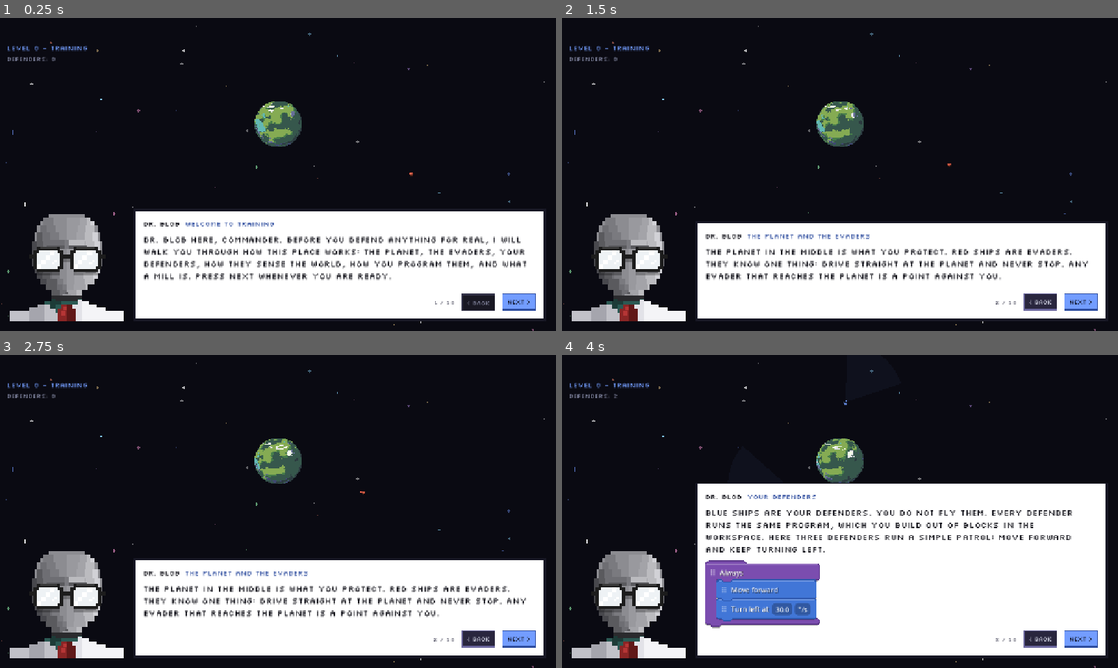
Above: before the commit, frames 1-4 (two rows, left to right).
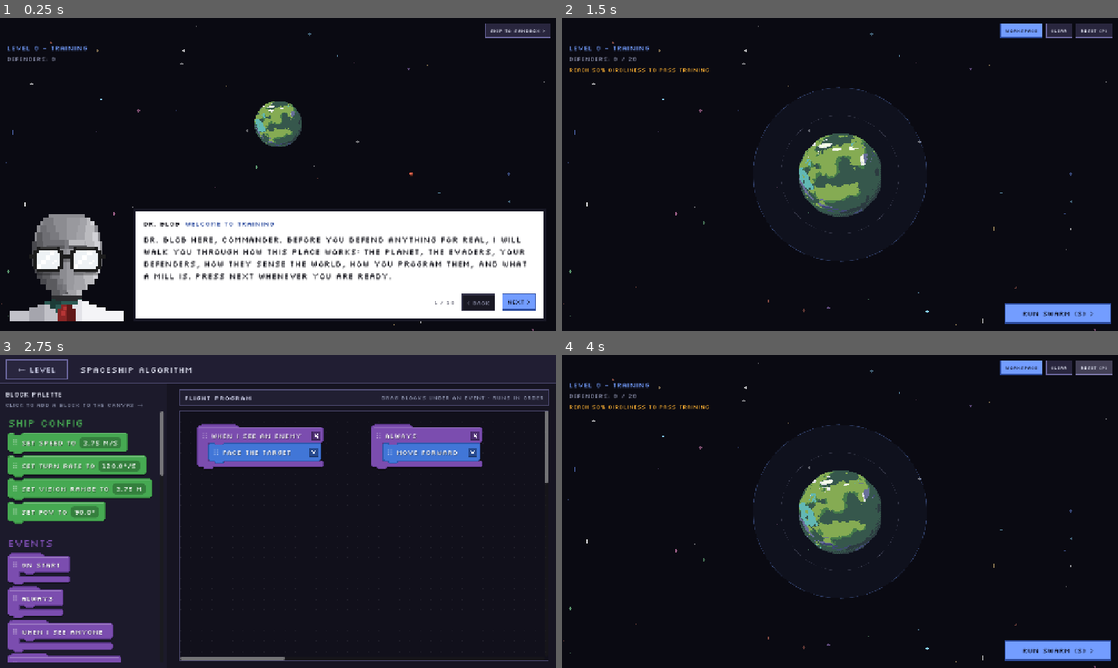
Above: after the commit, the same moments.

Repository: GMU-ASRC/astro-swarm
Game: Godot game, scene res://levels/modes/level0/Level0Scene.tscn
Same seed, same stepped clock (60 frames per second), same inputs: the game is played once before the commit and once after it. This scene is started directly instead of the project's main scene.
Inputs (mouse positions are in pixels of both pictures, inside the frame that each line leads up to):
- Up to frame 1 (0.25 s): no input
- Up to frame 2 (1.5 s): click "NEXT >" at 0.5 s; click (1079, 30) at 1.25 s, where only the run after the commit has a clickable "SKIP TO SANDBOX >"
- Up to frame 3 (2.75 s): click (461, 367) at 2 s, where only the run after the commit has a clickable "WORKSPACE"
- Up to frame 4 (4 s): click (1079, 639) at 2.75 s, where only the run before the commit has a clickable "NEXT >"; click (600, 370) at 3.5 s, where only the run after the commit has a clickable "← Level"

The runs differ from the first frame. In frame 1, 0.5% of the frame differs, in the area x 87-99%, y 1-7%; in frame 2, 31%; in frame 3, 66%, in the area x 0-100%, y 0-100%; in frame 4, 46%.

Commit message:
Add training sandbox with circliness scores

Diff:
--- a/autoloads/EvalUploader.gd
+++ b/autoloads/EvalUploader.gd
@@ -3,10 +3,12 @@
 const EVALUATIONS_PATH := "/api/evaluations"
 const BEST_PATH := EVALUATIONS_PATH + "/best"
 const RUN_PATH := EVALUATIONS_PATH + "/run"
+const TRAINING_SCORES_PATH := "/api/training/scores"
 const API_KEY := "world-unfair-file"
 
 signal submit_finished(success: bool, code: int, response)
 signal best_fetched(success: bool, response)
+signal training_score_finished(success: bool, code: int, response)
 signal xp_claimed(entry_id: String, success: bool, xp: int, coins: int, message: String)
 
 func game_version() -> String:
@@ -41,6 +43,33 @@
 	if req.request(PlayerSettings.server_url() + EVALUATIONS_PATH, headers, HTTPClient.METHOD_POST, body) != OK:
 		req.queue_free()
 		submit_finished.emit(false, 0, {})
+
+func submit_training_score(circliness: float, algorithm: Array, placements: Array):
+	if not PlayerData.has_profile() or PlayerData.player_id == "":
+		training_score_finished.emit(false, 0, {})
+		return
+	var body := JSON.stringify({
+		"player_id": PlayerData.player_id,
+		"username": PlayerData.username,
+		"circliness": circliness,
+		"algorithm": algorithm,
+		"placements": placements,
+		"game_version": game_version(),
+	})
+	var req := HTTPRequest.new()
+	req.timeout = 20.0
+	add_child(req)
+	req.request_completed.connect(func(_result, code, _headers, response):
+		training_score_finished.emit(code >= 200 and code < 300, code, _parse_json(response))
+		req.queue_free()
+	)
+	var headers := [
+		"X-API-Key: " + API_KEY,
+		"Content-Type: application/json",
+	]
+	if req.request(PlayerSettings.server_url() + TRAINING_SCORES_PATH, headers, HTTPClient.METHOD_POST, body) != OK:
+		req.queue_free()
+		training_score_finished.emit(false, 0, {})
 
 func submit_run(level_id: String, algorithm: Array, placements: Array, run: Dictionary, genome_schedule: Array = []):
 	if not PlayerData.has_profile() or PlayerData.player_id == "":
--- a/levels/menus/LevelsScene.gd
+++ b/levels/menus/LevelsScene.gd
@@ -75,8 +75,10 @@
 	buttons.add_child(back)
 
 func _is_locked(level_index: int) -> bool:
-	if PlayerSettings.is_dev_mode() or level_index == 0:
+	if PlayerSettings.is_dev_mode():
 		return false
+	if level_index == 0:
+		return not (PlayerData.is_level_completed(LevelInfo.TRAINING_LEVEL["id"]) or PlayerData.is_level_completed(LevelInfo.LEVELS[0]["id"]))
 	return not PlayerData.is_level_completed(LevelInfo.LEVELS[level_index - 1]["id"])
 
 func _make_tile(number: int, level: Dictionary, locked: bool) -> Control:
--- a/levels/modes/level0/Level0Scene.gd
+++ b/levels/modes/level0/Level0Scene.gd
@@ -4,6 +4,7 @@
 const LESSON_PANEL := preload("res://levels/components/LessonPanel.gd")
 const CIRCLINESS_TRACKER := preload("res://levels/components/CirclinessTracker.gd")
 const BLOCK_FACTORY := preload("res://ui/workspace/BlockFactory.gd")
+const SANDBOX := preload("res://levels/modes/level0/TrainingSandbox.gd")
 
 const DEMO_SPAWN_RADIUS := 750.0
 const DEMO_RING_RADIUS := 220.0
@@ -15,6 +16,10 @@
 const CAMERA_LIFT := 260.0
 const EVADER_DEMOS := ["planet", "patrol", "sensor", "sensor_types", "chase"]
 const SENSOR_DEMOS := ["sensor", "sensor_types"]
+const SANDBOX_DEMO := "sandbox"
+const MIN_LEADERBOARD_DEFENDERS := 2
+
+static var opens_in_sandbox: bool = false
 
 var _lesson_panel
 var _demo: String = ""
@@ -25,6 +30,9 @@
 var _captured: int = 0
 var _circliness := CIRCLINESS_TRACKER.new()
 var _rng := RandomNumberGenerator.new()
+var _sandbox = null
+var _skip_button: Button
+var _level_one_button: Button
 
 func _level_id() -> String:
 	return "farp0"
@@ -44,6 +52,13 @@
 func _setup_level():
 	_rng.randomize()
 	_timer_label.visible = false
+	if opens_in_sandbox:
+		opens_in_sandbox = false
+		_enter_sandbox()
+		return
+	_skip_button = HUD_BUTTONS.make("SKIP TO SANDBOX >", HUD_BUTTONS.Kind.NEUTRAL, 9)
+	_skip_button.pressed.connect(_enter_sandbox)
+	_top_bar.add_child(_skip_button)
 	_camera.zoom = Vector2(CAMERA_ZOOM, CAMERA_ZOOM)
 	_camera.position = _planet + Vector2(0.0, CAMERA_LIFT)
 	_clamp_camera()
@@ -55,10 +70,86 @@
 	_lesson_panel.show_step(0)
 
 func _launch():
-	pass
+	if _sandbox != null:
+		_sandbox.launch()
 
 func _restart():
+	if _sandbox != null:
+		_sandbox.reset()
+		return
 	_start_demo(_demo)
+
+func _time_limit() -> float:
+	if _sandbox != null:
+		return INF
+	return super()
+
+func _level_input(event: InputEvent):
+	if _sandbox != null:
+		_sandbox.handle_input(event)
+
+func _update_count():
+	if _sandbox != null and _count_label != null:
+		_count_label.text = _sandbox.count_text()
+		return
+	super()
+
+func _open_workspace():
+	if _sandbox != null:
+		_sandbox.save_placements()
+		opens_in_sandbox = true
+	super()
+
+func _enter_sandbox():
+	if _sandbox != null:
+		return
+	if is_instance_valid(_lesson_panel):
+		_lesson_panel.queue_free()
+	if is_instance_valid(_skip_button):
+		_skip_button.queue_free()
+	_clear_ships()
+	_placements.clear()
+	_clear_demo_evaders()
+	_watched = null
+	_demo = SANDBOX_DEMO
+	_sandbox = SANDBOX.new()
+	_sandbox.level = self
+	add_child(_sandbox)
+	_sandbox.passed.connect(_on_sandbox_passed)
+	_sandbox.scored.connect(_on_sandbox_scored)
+	EvalUploader.training_score_finished.connect(_on_training_score_finished)
+	_add_top_button("WORKSPACE", _open_workspace, HUD_BUTTONS.Kind.PRIMARY)
+	_add_top_button("CLEAR", _sandbox.clear_defenders)
+	_add_top_button("RESET (P)", _restart)
+	_sandbox.start()
+	if PlayerData.is_level_completed(_level_id()):
+		_show_level_one_button()
+	_update_event_label()
+	queue_redraw()
+
+func _on_sandbox_passed():
+	PlayerData.complete_level(_level_id())
+	_phase_label.text = "TRAINING PASSED - LEVEL 1 UNLOCKED"
+	_phase_label.add_theme_color_override("font_color", C_GREEN)
+	_show_level_one_button()
+
+func _on_sandbox_scored(average_circliness: float):
+	if _placements.size() < MIN_LEADERBOARD_DEFENDERS:
+		_sandbox.upload_note = "PLACE 2+ DEFENDERS TO RANK"
+		return
+	_sandbox.upload_note = "SENDING..."
+	EvalUploader.submit_training_score(average_circliness, PlayerData.get_ship_algorithm(), _placements_payload())
+
+func _on_training_score_finished(success: bool, _code: int, _response):
+	if _sandbox != null:
+		_sandbox.upload_note = "SENT TO LEADERBOARD" if success else "NOT SENT"
+
+func _show_level_one_button():
+	if is_instance_valid(_level_one_button):
+		return
+	_level_one_button = HUD_BUTTONS.make("START LEVEL 1 >", HUD_BUTTONS.Kind.PRIMARY, 9)
+	_level_one_button.pressed.connect(func(): _exit_level(LevelInfo.LEVELS[0]["scene"]))
+	_top_bar.add_child(_level_one_button)
 
 func _on_step(index: int):
 	var lesson: Dictionary = LESSONS.LESSONS[index]
@@ -82,12 +173,13 @@
 	var row := HBoxContainer.new()
 	row.add_theme_constant_override("separation", 10)
 	_lesson_panel.extra_area().add_child(row)
-	var workspace := HUD_BUTTONS.make("OPEN WORKSPACE", HUD_BUTTONS.Kind.NEUTRAL, 10)
-	workspace.pressed.connect(_open_workspace)
-	row.add_child(workspace)
-	var first_level := HUD_BUTTONS.make("START LEVEL 1 >", HUD_BUTTONS.Kind.PRIMARY, 10)
-	first_level.pressed.connect(func(): _exit_level(LevelInfo.LEVELS[0]["scene"]))
-	row.add_child(first_level)
+	var sandbox := HUD_BUTTONS.make("TRY THE SANDBOX >", HUD_BUTTONS.Kind.PRIMARY, 10)
+	sandbox.pressed.connect(_enter_sandbox)
+	row.add_child(sandbox)
+	if PlayerData.is_level_completed(_level_id()):
+		var first_level := HUD_BUTTONS.make("START LEVEL 1 >", HUD_BUTTONS.Kind.NEUTRAL, 10)
+		first_level.pressed.connect(func(): _exit_level(LevelInfo.LEVELS[0]["scene"]))
+		row.add_child(first_level)
 
 func _start_demo(demo: String):
 	_demo = demo
@@ -147,6 +239,10 @@
 	_update_demo()
 
 func _update_demo():
+	if _sandbox != null:
+		_sandbox.update(get_process_delta_time())
+		_update_event_label()
+		return
 	var remaining: Array = []
 	for evader in _demo_evaders:
 		if not is_instance_valid(evader):
@@ -182,6 +278,8 @@
 			_event_label.text = "DETECTED %d   CAPTURED %d" % [_detected, _captured]
 		"mill":
 			_event_label.text = "MILLS %d   CIRCLINESS %s" % [_circliness.latest_mills, EVADER_STREAM.circliness_text(_circliness.latest)]
+		SANDBOX_DEMO:
+			_event_label.text = _sandbox.status_text() if _sandbox != null else ""
 		_:
 			_event_label.text = ""
 
@@ -191,5 +289,8 @@
 	return "YES" if _watched.eval_condition(condition, {}) else "NO"
 
 func _draw_level():
+	if _sandbox != null:
+		_sandbox.draw()
+		return
 	if _demo == "mill":
 		_draw_dashed_circle(_planet, MILL_BAND_MAX, Color(0.451, 0.616, 1.0, 0.2), 1.0)
--- a/levels/modes/level0/TrainingLessons.gd
+++ b/levels/modes/level0/TrainingLessons.gd
@@ -85,12 +85,12 @@
 	},
 	{
 		"title": "MILLS AND CIRCLINESS",
-		"text": "Circliness scores how good a mill is, from 0 to 1. A perfect mill holds a clean ring and every ship flies around the center rather than toward or away from it. If the swarm splits into smaller mills, each one is scored and I average them, so several tidy circles still score well.",
+		"text": "Circliness scores how good a mill is, from 0% to 100%. A perfect mill holds a clean ring and every ship flies around the center rather than toward or away from it. If the swarm splits into smaller mills, each one is scored and I average them, so several tidy circles still score well.",
 		"demo": "mill",
 	},
 	{
 		"title": "YOU ARE READY",
-		"text": "That is everything you need. Open the workspace to build your own program, or head straight to Level 1 and put it to work. You can come back to training from the level list at any time. Good luck, Commander.",
+		"text": "That is everything you need. Now try it yourself in the sandbox: place up to twenty defenders, build a program in the workspace, and run the swarm. Hold a circliness of 50% and Level 1 unlocks. Good luck, Commander.",
 		"demo": "mill",
 		"finish": true,
 	},
--- /dev/null
+++ b/levels/modes/level0/TrainingSandbox.gd
@@ -0,0 +1,170 @@
+extends Node
+
+signal passed()
+signal scored(average_circliness: float)
+
+const CIRCLINESS_TRACKER := preload("res://levels/components/CirclinessTracker.gd")
+const EVADER_STREAM := preload("res://levels/components/EvaderStream.gd")
+const FARP_BASE := preload("res://levels/modes/FARPBase.gd")
+
+const CIRCLINESS_GOAL := 0.5
+const PASS_HOLD_SECONDS := 2.0
+const SCORE_WINDOW_SECONDS := 30.0
+const SANDBOX_ZOOM := 0.8
+const DRAG_MIN_DISTANCE := 6.0
+const PICK_RADIUS := 16.0
+
+var level
+var circliness := CIRCLINESS_TRACKER.new()
+var _dragging: bool = false
+var _drag_start: Vector2 = Vector2.ZERO
+var _time_above_goal: float = 0.0
+var _passed_this_run: bool = false
+var _run_seconds: float = 0.0
+var _scored_this_run: bool = false
+var _last_score: float = -1.0
+var upload_note: String = ""
+
+func start():
+	level._camera.zoom = Vector2(SANDBOX_ZOOM, SANDBOX_ZOOM)
+	level._camera.position = level._planet
+	level._clamp_camera()
+	level._launch_btn.text = "RUN SWARM (S) >"
+	level._launch_btn.visible = true
+	restore_placements()
+
+func restore_placements():
+	for placement in level._placements_from_payload(PlayerData.get_level_placements(level._level_id())):
+		if can_place(placement.pos) and level._placements.size() < FARP_BASE.MAX_DEFENDERS:
+			level._placements.append(placement)
+			level._spawn_defender(placement, PlayerData.ship_blocks)
+	level._update_count()
+
+func save_placements():
+	PlayerData.set_level_placements(level._level_id(), level._placements_payload())
+
+func launch():
+	if level._placements.size() < FARP_BASE.MIN_DEFENDERS:
+		level._phase_label.text = "PLACE AT LEAST %d DEFENDER FIRST" % FARP_BASE.MIN_DEFENDERS
+		return
+	save_placements()
+	circliness.reset()
+	_time_above_goal = 0.0
+	_passed_this_run = false
+	_run_seconds = 0.0
+	_scored_this_run = false
+	_last_score = -1.0
+	upload_note = ""
+	level._start_active()
+	level._phase_label.text = "SWARM RUNNING"
+
+func reset():
+	level._clear_ships()
+	level._placements.clear()
+	level._phase = FARP_BASE.Phase.SETUP
+	level._elapsed = 0.0
+	level._launch_btn.visible = true
+	level._launch_program = []
+	circliness.reset()
+	level._phase_label.text = level._level_title()
+	level._phase_label.add_theme_color_override("font_color", FARP_BASE.ACCENT)
+	restore_placements()
+	level.queue_redraw()
+
+func clear_defenders():
+	if level._phase != FARP_BASE.Phase.SETUP:
+		return
+	level._clear_ships()
+	level._placements.clear()
+	save_placements()
+	level._update_count()
+	level.queue_redraw()
+
+func update(delta: float):
+	if level._phase != FARP_BASE.Phase.ACTIVE:
+		return
+	circliness.sample(level._defender_ships)
+	if circliness.latest >= CIRCLINESS_GOAL:
+		_time_above_goal += delta
+	else:
+		_time_above_goal = 0.0
+	if not _passed_this_run and _time_above_goal >= PASS_HOLD_SECONDS:
+		_passed_this_run = true
+		passed.emit()
+	_run_seconds += delta
+	if not _scored_this_run and _run_seconds >= SCORE_WINDOW_SECONDS:
+		_scored_this_run = true
+		_last_score = circliness.average()
+		if _last_score >= 0.0:
+			scored.emit(_last_score)
+
+func handle_input(event: InputEvent):
+	if level._phase != FARP_BASE.Phase.SETUP:
+		return
+	var mouse_position: Vector2 = level.get_global_mouse_position()
+	if event is InputEventMouseButton and event.button_index == MOUSE_BUTTON_RIGHT and event.pressed:
+		_remove_defender_at(mouse_position)
+		return
+	if event is InputEventMouseButton and event.button_index == MOUSE_BUTTON_LEFT:
+		if event.pressed:
+			if can_place(mouse_position) and level._placements.size() < FARP_BASE.MAX_DEFENDERS:
+				_dragging = true
+				_drag_start = mouse_position
+				level._drag_indicator.update_drag(true, "arrow", mouse_position, mouse_position, FARP_BASE.ACCENT)
+		elif _dragging:
+			_dragging = false
+			level._drag_indicator.update_drag(false)
+			_place_defender(_drag_start, mouse_position)
+	elif event is InputEventMouseMotion and _dragging:
+		level._drag_indicator.update_drag(true, "arrow", _drag_start, mouse_position, FARP_BASE.ACCENT)
+
+func can_place(world_position: Vector2) -> bool:
+	var distance: float = world_position.distance_to(level._planet)
+	return distance >= FARP_BASE.PLACE_MIN and distance <= FARP_BASE.SCATTER_MAX
+
+func count_text() -> String:
+	return "DEFENDERS: %d / %d" % [level._placements.size(), FARP_BASE.MAX_DEFENDERS]
+
+func status_text() -> String:
+	if level._phase != FARP_BASE.Phase.ACTIVE:
+		return "REACH %s CIRCLINESS TO PASS TRAINING" % EVADER_STREAM.circliness_text(CIRCLINESS_GOAL)
+	return "MILLS %d   CIRCLINESS %s / %s   %s" % [
+		circliness.latest_mills, EVADER_STREAM.circliness_text(circliness.latest), EVADER_STREAM.circliness_text(CIRCLINESS_GOAL), _score_text()
+	]
+
+func _score_text() -> String:
+	if not _scored_this_run:
+		return "SCORE IN %dS" % ceili(SCORE_WINDOW_SECONDS - _run_seconds)
+	var text: String = "%dS SCORE %s" % [int(SCORE_WINDOW_SECONDS), EVADER_STREAM.circliness_text(_last_score)]
+	if upload_note != "":
+		text += "   " + upload_note
+	return text
+
+func draw():
+	if level._phase != FARP_BASE.Phase.SETUP:
+		return
+	level.draw_circle(level._planet, FARP_BASE.SCATTER_MAX, FARP_BASE.ZONE_FILL)
+	level._draw_dashed_circle(level._planet, FARP_BASE.SCATTER_MAX, Color(0.451, 0.616, 1.0, 0.35), 1.5)
+	level._draw_dashed_circle(level._planet, FARP_BASE.PLACE_MIN, Color(0.6, 0.62, 0.74, 0.25), 1.0)
+
+func _place_defender(start: Vector2, end: Vector2):
+	if level._placements.size() >= FARP_BASE.MAX_DEFENDERS:
+		return
+	var facing: float = start.angle_to_point(end) if start.distance_to(end) > DRAG_MIN_DISTANCE else 0.0
+	var placement := {"pos": start, "rot": facing}
+	level._placements.append(placement)
+	level._spawn_defender(placement, PlayerData.ship_blocks)
+	save_placements()
+	level._update_count()
+	level.queue_redraw()
+
+func _remove_defender_at(world_position: Vector2):
+	for ship in level._defender_ships:
+		if is_instance_valid(ship) and ship.global_position.distance_to(world_position) <= PICK_RADIUS:
+			level._placements.erase(ship.get_meta("placement"))
+			level._defender_ships.erase(ship)
+			ship.queue_free()
+			save_placements()
+			level._update_count()
+			level.queue_redraw()
+			return
--- a/ui/workspace/ShipWorkspace.gd
+++ b/ui/workspace/ShipWorkspace.gd
@@ -30,6 +30,7 @@
 }
 
 const FARP_SCENES := [
+	"res://levels/modes/level0/Level0Scene.tscn",
 	"res://levels/modes/level1/Level1Scene.tscn",
 	"res://levels/modes/level2/Level2Scene.tscn",
 	"res://levels/modes/level6/Level6Scene.tscn",
Not shown, added: levels/modes/level0/TrainingSandbox.gd.uid
